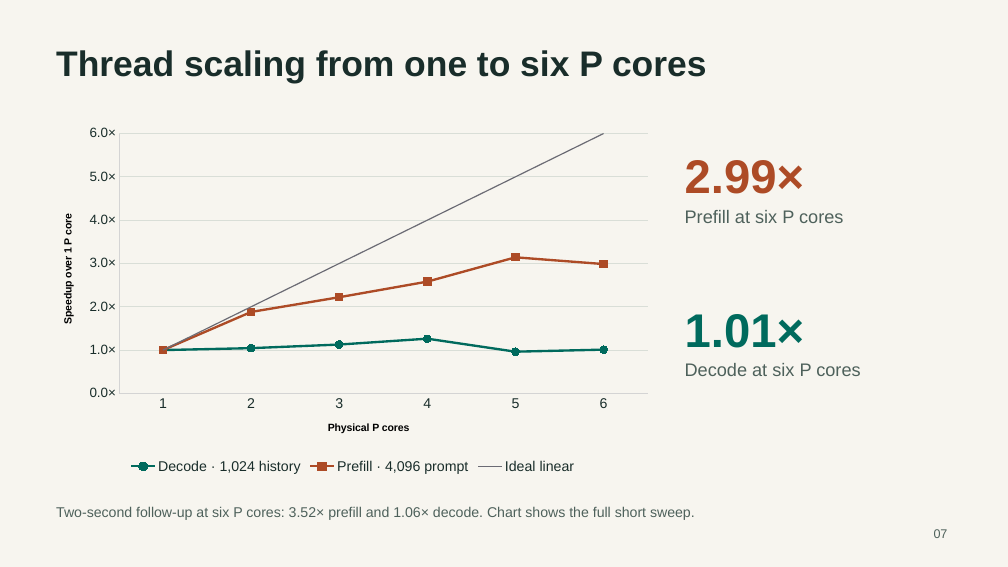
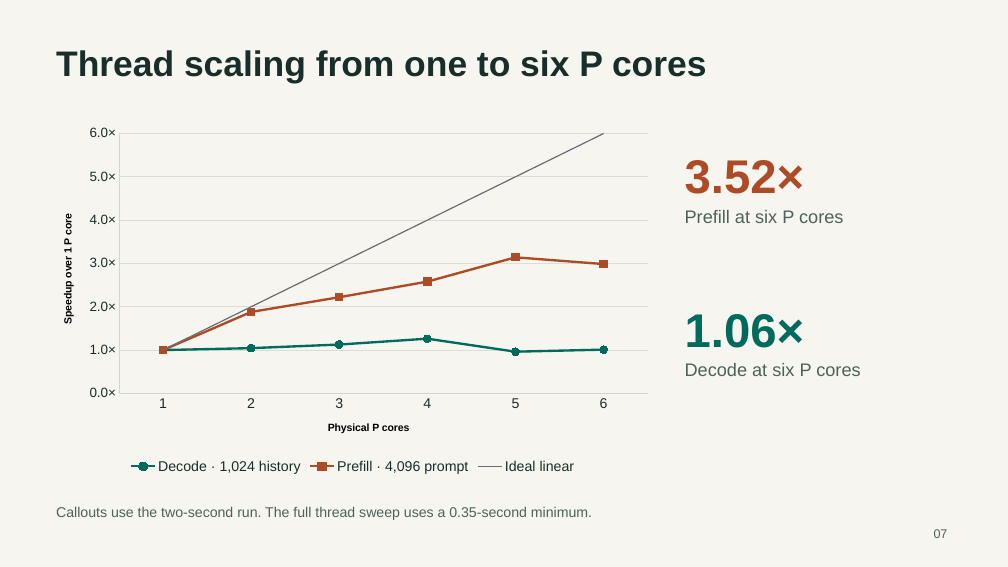
Before and after one commit to secureswim/cpu-inference-gdn, a slide deck: slide 7 of output/Project_1_Presentation.pptx. Drawn at 1008x567 pixels with LibreOffice and Linux fonts; fonts in the diff are those of the drawing. Boxes give left, top, right and bottom in pixels: in the first picture for what was removed or moved away, otherwise in the second. Text is boxed around its words. In the diff, an @@ line names an element or a change of style, - is before the commit and + after.

```diff
--- a/output/Project_1_Presentation.pptx
+++ b/output/Project_1_Presentation.pptx
@@ text at box(685, 160, 804, 194): text changed @@
-2.99×
+3.52×
@@ text at box(685, 314, 804, 348): text changed @@
-1.01×
+1.06×
@@ text at box(56, 506, 592, 520): text changed @@
-Two-second follow-up at six P cores: 3.52× prefill and 1.06× decode. Chart shows the full short sweep.
+Callouts use the two-second run. The full thread sweep uses a 0.35-second minimum.
```
Also in this commit, not shown: 4 other slides changed, 9 other files.
